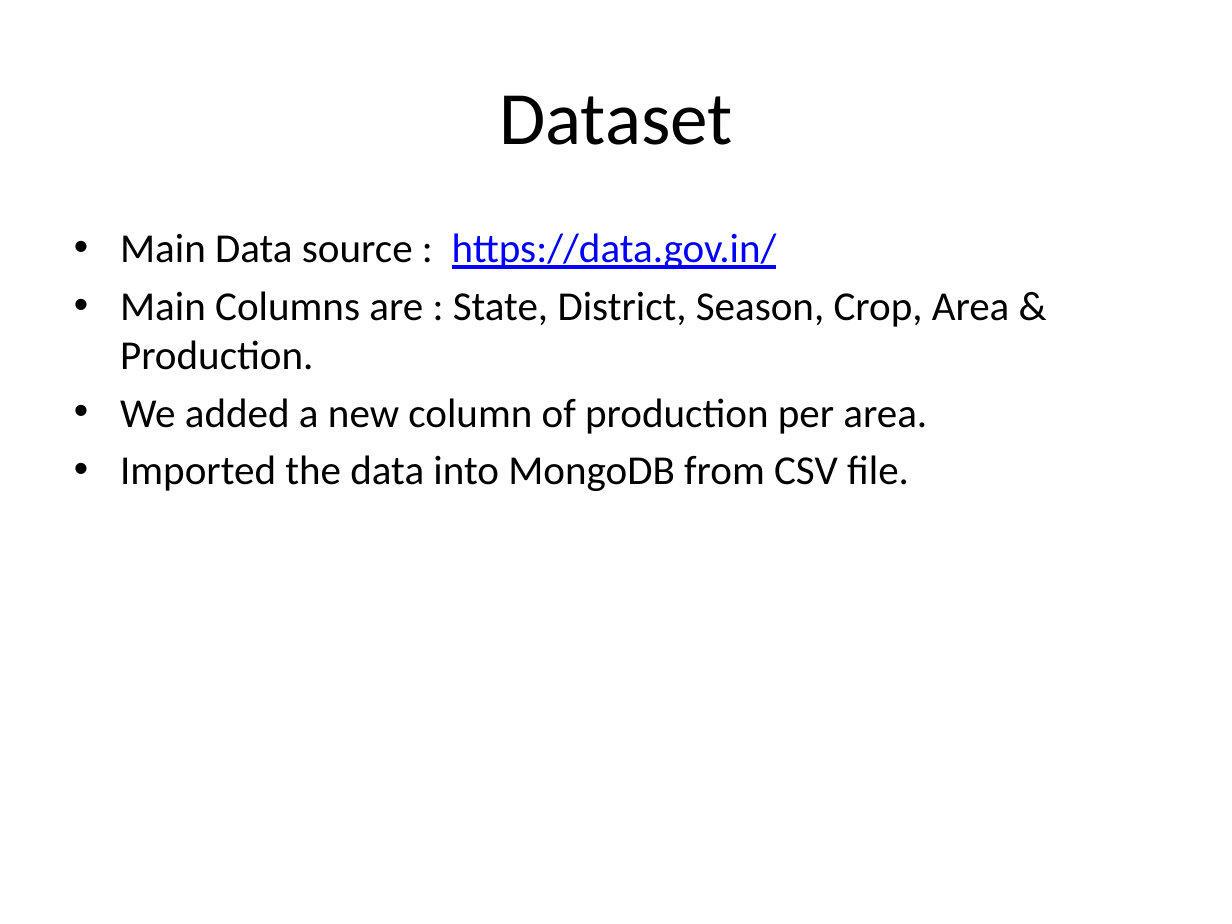
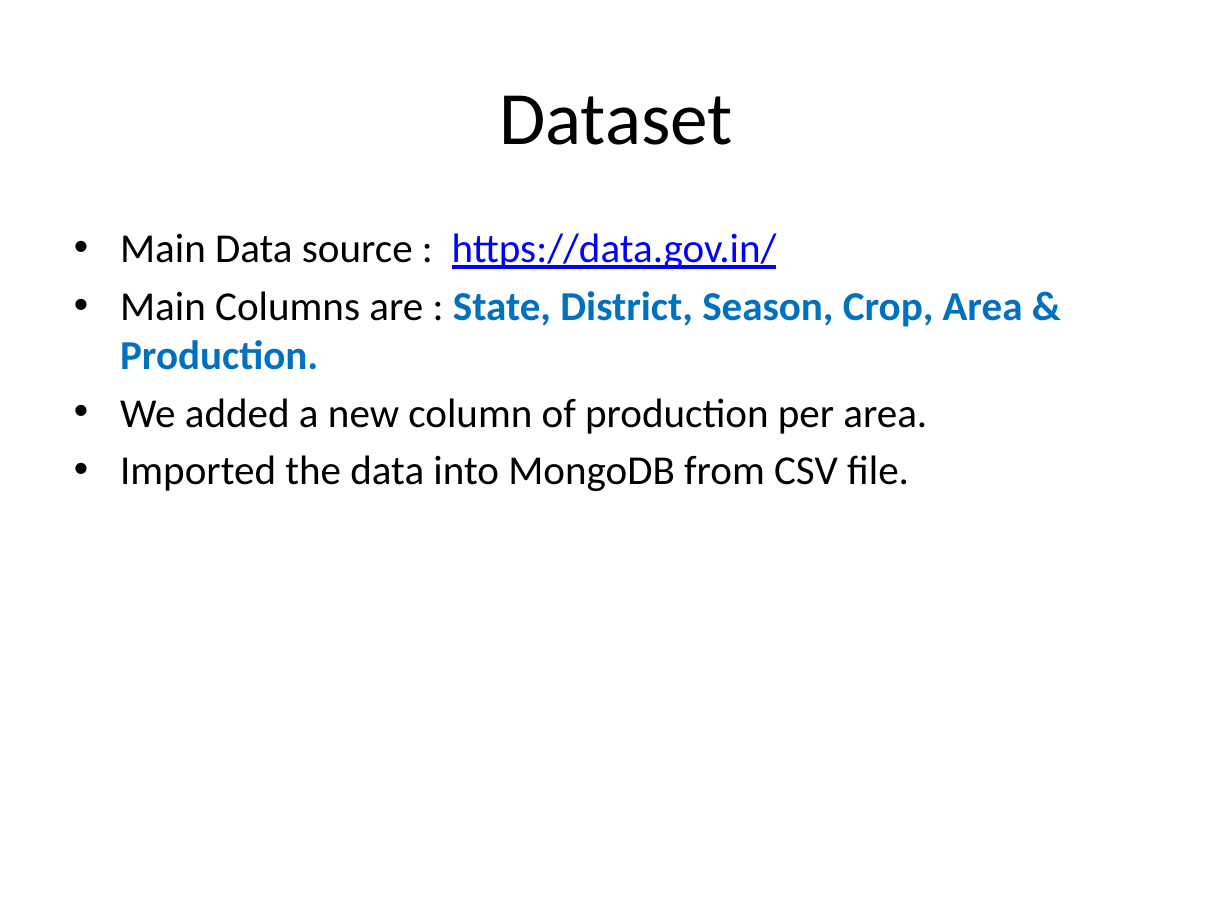
Before and after one commit to THE-VR7/Big-Data-CROP-ANALYSIS, a slide deck: slide 5 of BigDataPpt.pptx. Drawn at 1232x924 pixels with LibreOffice and Linux fonts; fonts in the diff are those of the drawing. Boxes give left, top, right and bottom in pixels: in the first picture for what was removed or moved away, otherwise in the second. Text is boxed around its words. In the diff, an @@ line names an element or a change of style, - is before the commit and + after.

```diff
--- a/BigDataPpt.pptx
+++ b/BigDataPpt.pptx
@@ text at <box>120,291,1023,370</box>: text colour #000000 to #0070C0, bold on in "State, District, Season, Crop, Area & Production." @@
```
Also in this commit, not shown: 1 other slide changed.
